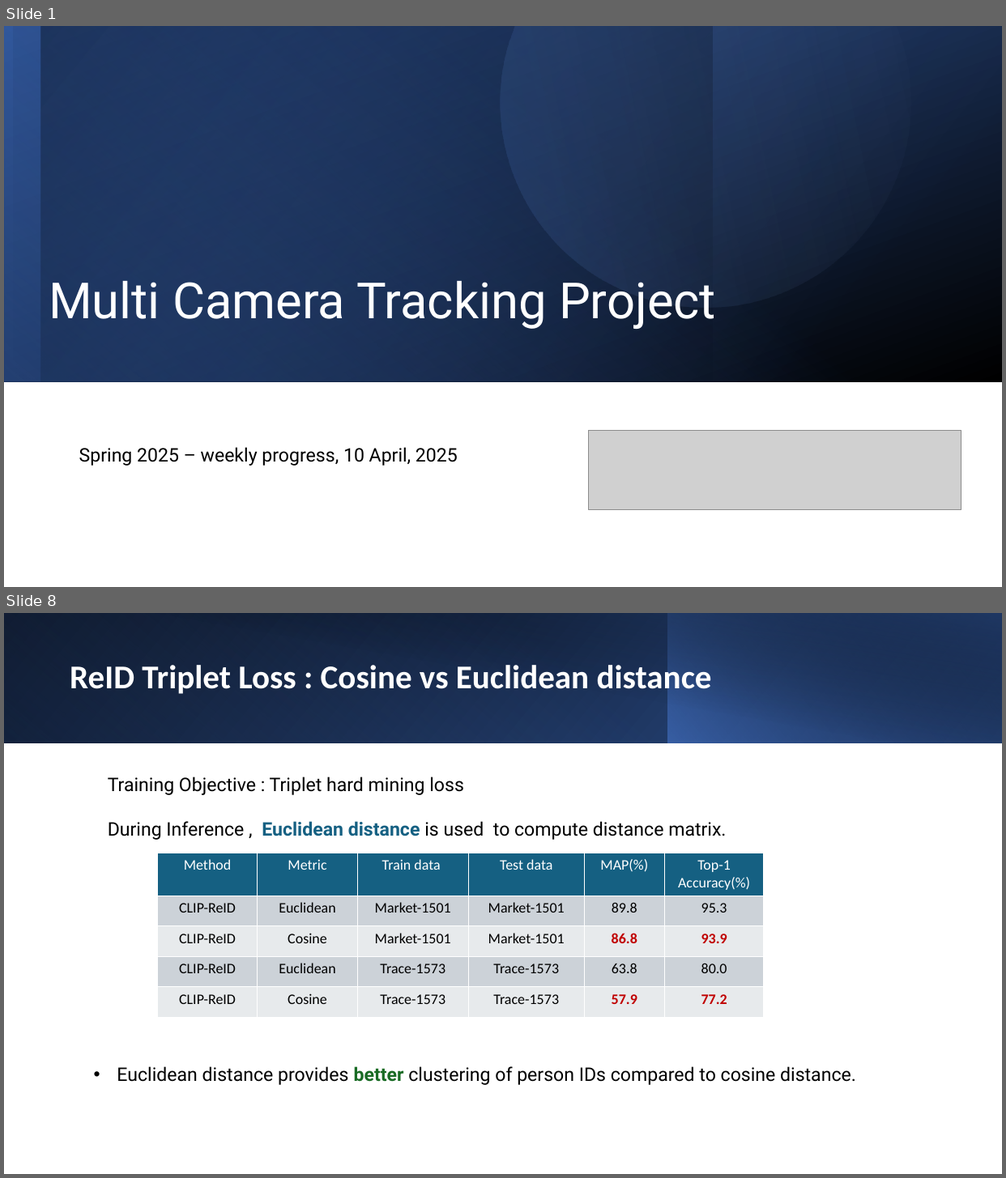
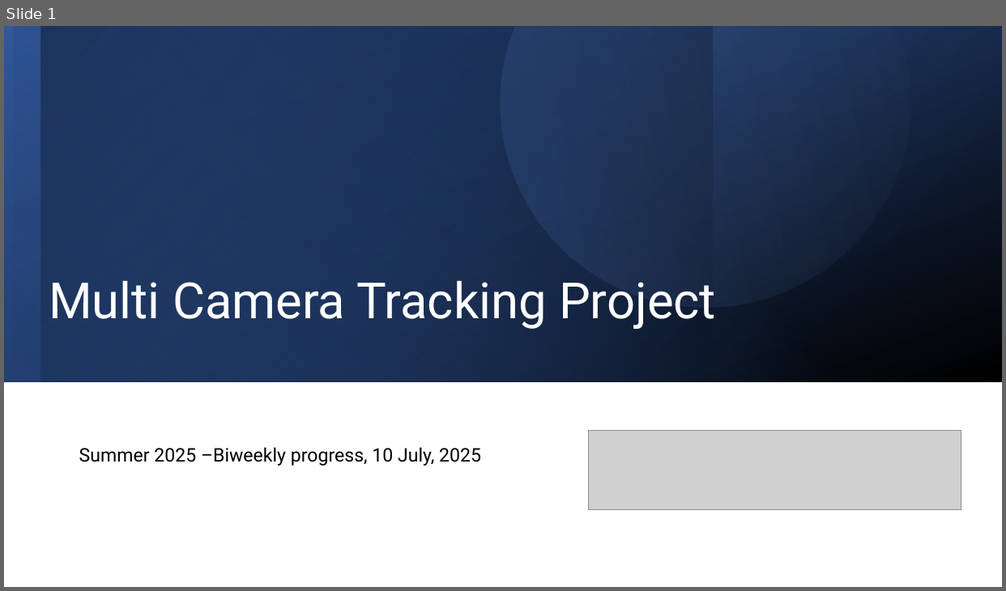
Before and after one commit to ManishGovind/transfer, a slide deck: Temp.pptx. Shown one above the other, each under a label of ours: slides 1 and 8 before the commit, slide 1 after it; the slides between them are not shown. The pictures are 1006x1178 and 1006x591 pixels, drawn with LibreOffice and Linux fonts; fonts in the diff are those of the drawing; grey boxes stand for pictures. Boxes give left, top, right and bottom in pixels: in the first picture for what was removed or moved away, otherwise in the second. Text is boxed around its words. In the diff, an @@ line names an element or a change of style, - is before the commit and + after.

Commit message:
Added 10 July updates

```diff
--- a/Temp.pptx
+++ b/Temp.pptx
@@ slide 8 removed at [4, 613, 1002, 1174], background #FFFFFF @@
@@ rectangle removed at [4, 613, 1002, 743] @@
@@ rectangle removed at [4, 613, 669, 743] @@
@@ rectangle removed at [41, 613, 1002, 744] @@
@@ rectangle removed at [668, 613, 1002, 743] @@
@@ title removed at [70, 665, 712, 694] @@
-ReID Triplet Loss : Cosine vs Euclidean distance
@@ text removed at [108, 777, 726, 840] @@
-Training Objective : Triplet hard mining loss
-During Inference , Euclidean distance is used to compute distance matrix.
@@ table removed at [157, 854, 765, 1017], 5 rows, 6 columns @@
-Method | Metric | Train data | Test data | MAP(%) | Top-1 Accuracy(%)
-CLIP-ReID | Euclidean | Market-1501 | Market-1501 | 89.8 | 95.3
-CLIP-ReID | Cosine | Market-1501 | Market-1501 | 86.8 | 93.9
-CLIP-ReID | Euclidean | Trace-1573 | Trace-1573 | 63.8 | 80.0
-CLIP-ReID | Cosine | Trace-1573 | Trace-1573 | 57.9 | 77.2
@@ text removed at [117, 1067, 856, 1085] @@
-• Euclidean distance provides better clustering of person IDs compared to cosine distance.
@@ slide 1 changed as well @@
@@ text at [79, 447, 481, 466]: text changed @@
-Spring 2025 – weekly progress, 10 April, 2025
+Summer 2025 –Biweekly progress, 10 July, 2025
```
Also in this commit, not shown: 1 other slide changed, 21 slides added, 21 other slides removed.
